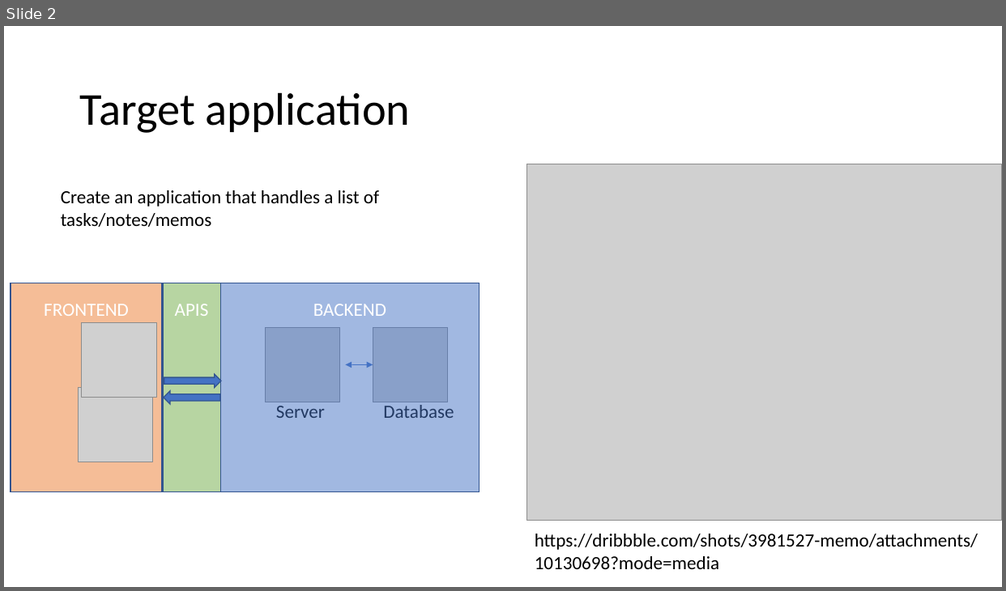
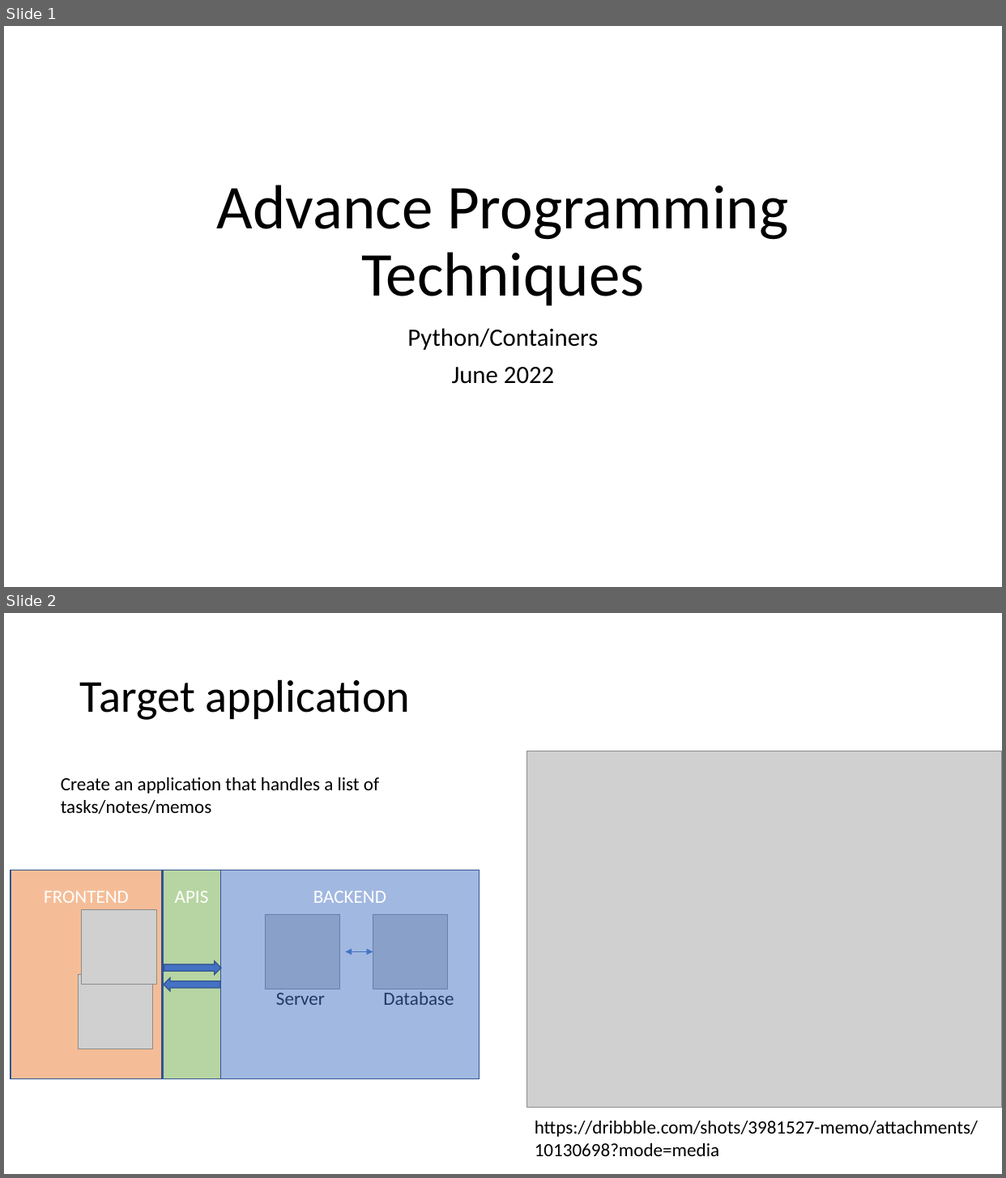
Before and after one commit to papajohn-uop/ADVANCED_PROGRAMMING_TECHNIQUES, a slide deck: Course.pptx. Shown one above the other, each under a label of ours: slide 2 before the commit, slides 1 and 2 after it. The pictures are 1006x591 and 1006x1178 pixels, drawn with LibreOffice and Linux fonts; fonts in the diff are those of the drawing; grey boxes stand for pictures. Boxes give left, top, right and bottom in pixels: in the first picture for what was removed or moved away, otherwise in the second. Text is boxed around its words. In the diff, an @@ line names an element or a change of style, - is before the commit and + after.

```diff
--- a/Course.pptx
+++ b/Course.pptx
@@ slide 1 added at [4,26,1002,587], background #FFFFFF @@
@@ title added at [217,185,788,306], 60 pt, text #000000 @@
+Advance Programming Techniques
@@ subtitle added at [407,328,598,384], 24 pt, text #000000 @@
+Python/Containers
+June 2022
```
Also in this commit, not shown: 2 slides changed, 6 other slides added, 1 slide removed.
